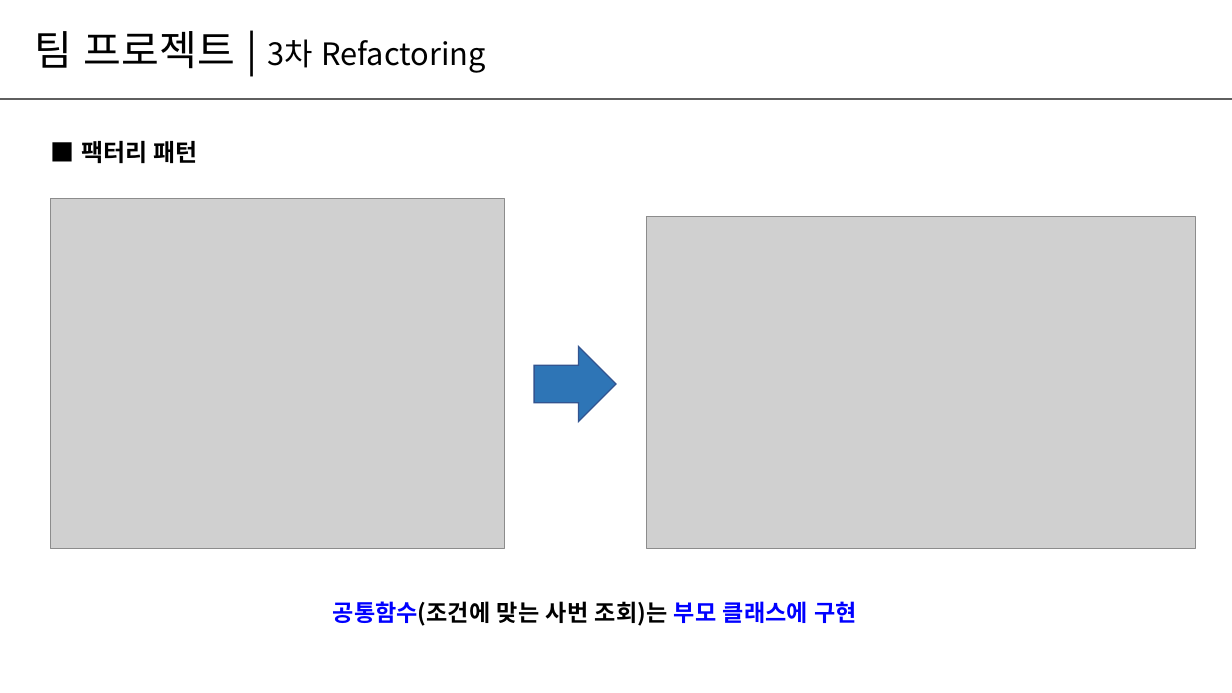
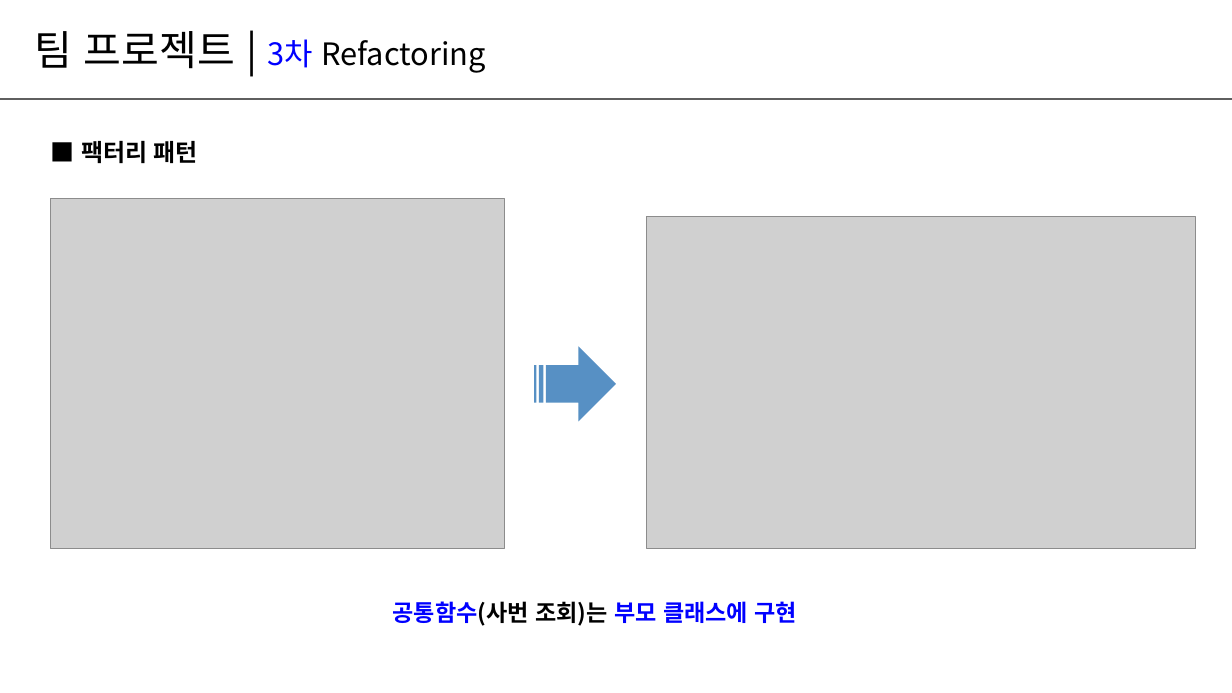
Before and after one commit to wjoongkim/Easy, a slide deck: slide 8 of 팀프로젝트_Easy팀_발표.pptx. Drawn at 1232x693 pixels with LibreOffice and Linux fonts; fonts in the diff are those of the drawing; grey boxes stand for pictures. Boxes give left, top, right and bottom in pixels: in the first picture for what was removed or moved away, otherwise in the second. Text is boxed around its words. In the diff, an @@ line names an element or a change of style, - is before the commit and + after.

```diff
--- a/팀프로젝트_Easy팀_발표.pptx
+++ b/팀프로젝트_Easy팀_발표.pptx
@@ text "팀 프로젝트 | 3차 Refactoring" at (35,31,486,73): text colour #000000 to #0000FF in "3차" @@
@@ right arrow removed at (534,347,616,421) @@
@@ striped right arrow added at (534,347,616,421), fill #2E75B6 at 80% opacity @@
@@ text at (393,601,798,626): text changed @@
-공통함수(조건에 맞는 사번 조회)는 부모 클래스에 구현
+공통함수(사번 조회)는 부모 클래스에 구현
```
Also in this commit, not shown: 11 other slides changed, 1 slide added.
